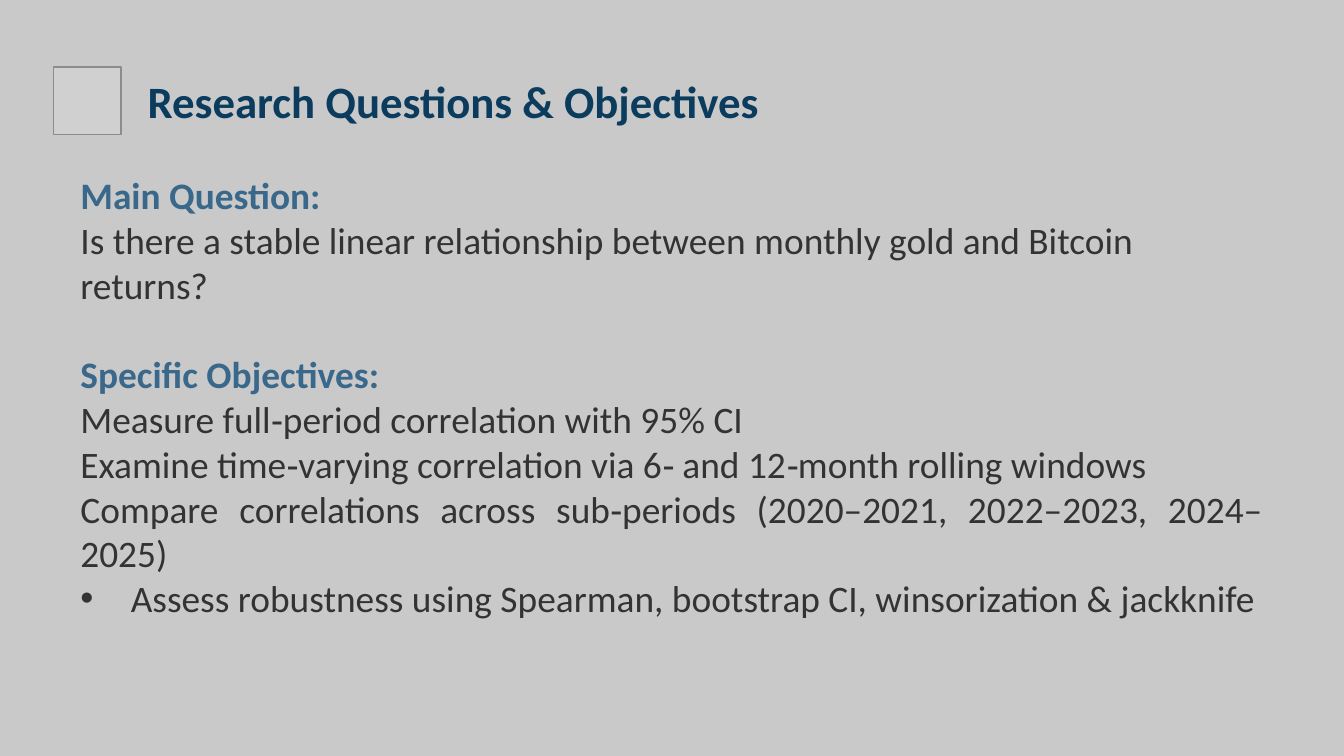
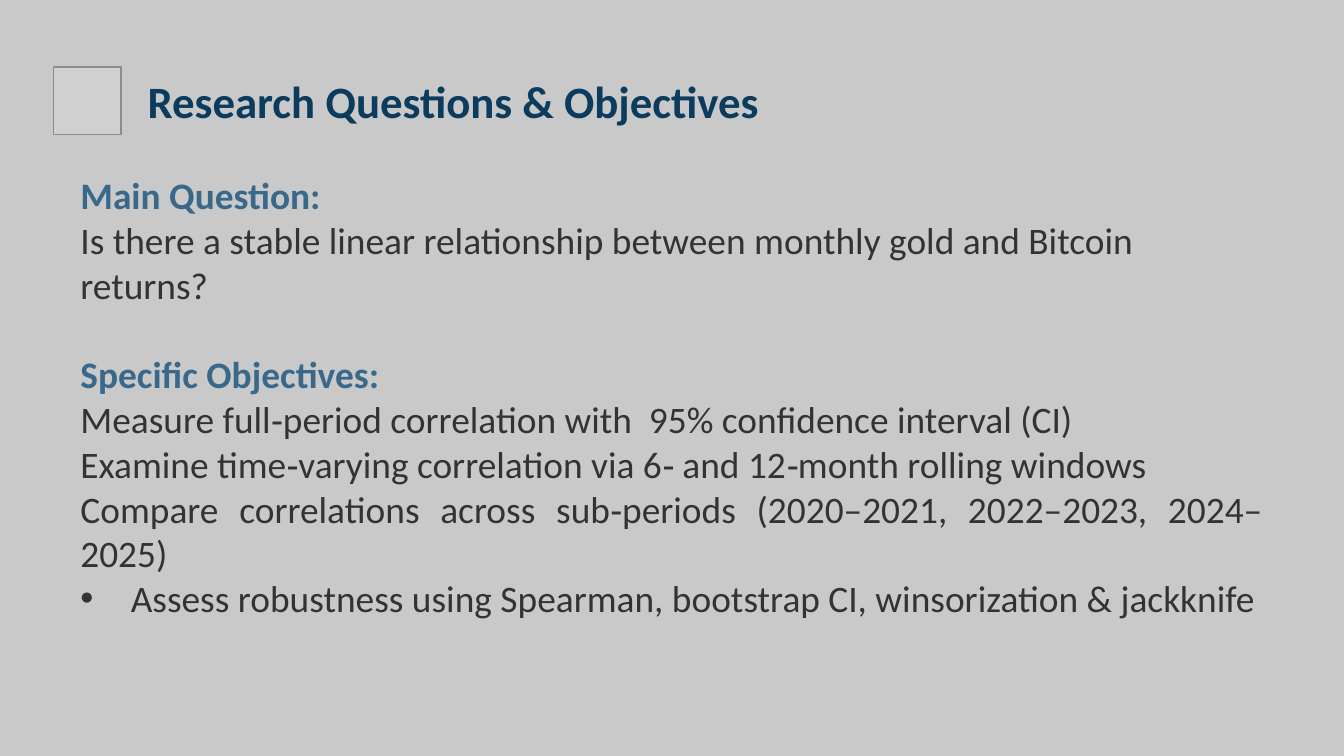
Before and after one commit to novenoandrewm/BTC-Gold-Correlation, a slide deck: slide 2 of reports/files/Bitcoin vs Gold - monthly analysis.pptx. Drawn at 1344x756 pixels with LibreOffice and Linux fonts; fonts in the diff are those of the drawing; grey boxes stand for pictures. Boxes give left, top, right and bottom in pixels: in the first picture for what was removed or moved away, otherwise in the second. Text is boxed around its words. In the diff, an @@ line names an element or a change of style, - is before the commit and + after.

Commit message:
Update

```diff
--- a/reports/files/Bitcoin vs Gold - monthly analysis.pptx
+++ b/reports/files/Bitcoin vs Gold - monthly analysis.pptx
@@ text at bbox=[80, 406, 1262, 619]: text changed @@
-• Measure full‑period correlation with 95% CI
-  Examine time‑varying correlation via 6‑ and 12‑month rolling windows
-  Compare correlations across sub‑periods (2020–2021, 2022–2023, 2024–2025)
-  Assess robustness using Spearman, bootstrap CI, winsorization & jackknife
+• Measure full‑period correlation with 95% confidence interval (CI)
+  Examine time‑varying correlation via 6‑ and 12‑month rolling windows
+  Compare correlations across sub‑periods (2020–2021, 2022–2023, 2024–2025)
+  Assess robustness using Spearman, bootstrap CI, winsorization & jackknife
```
